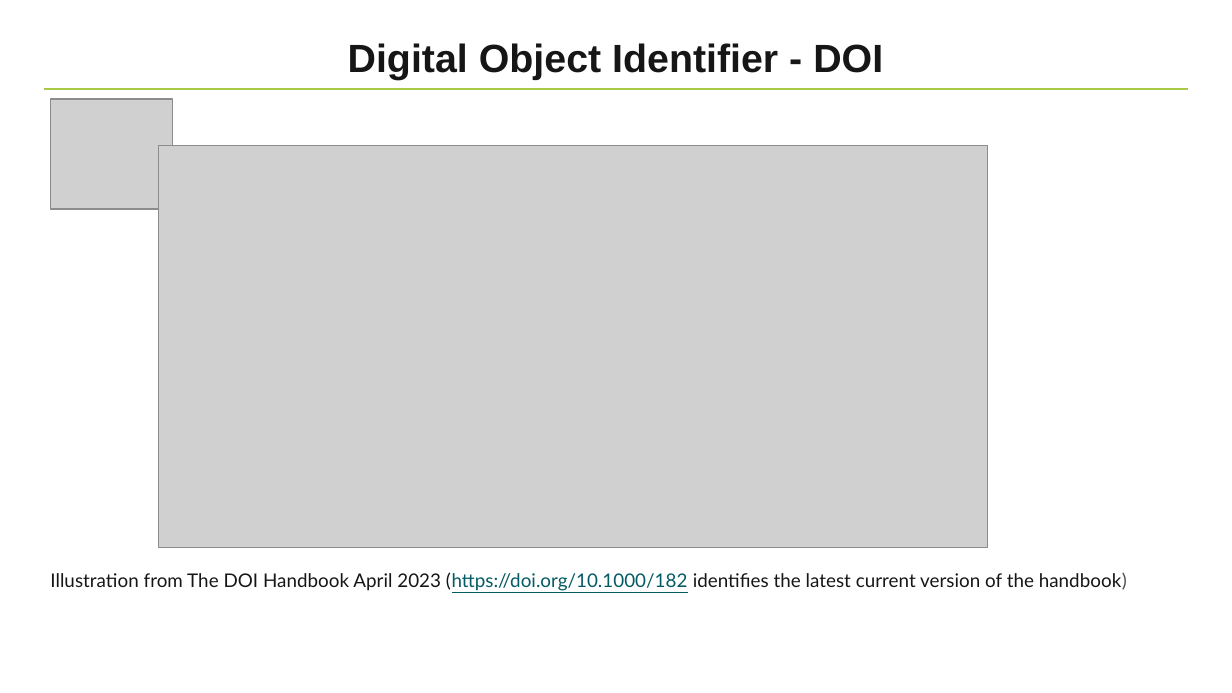
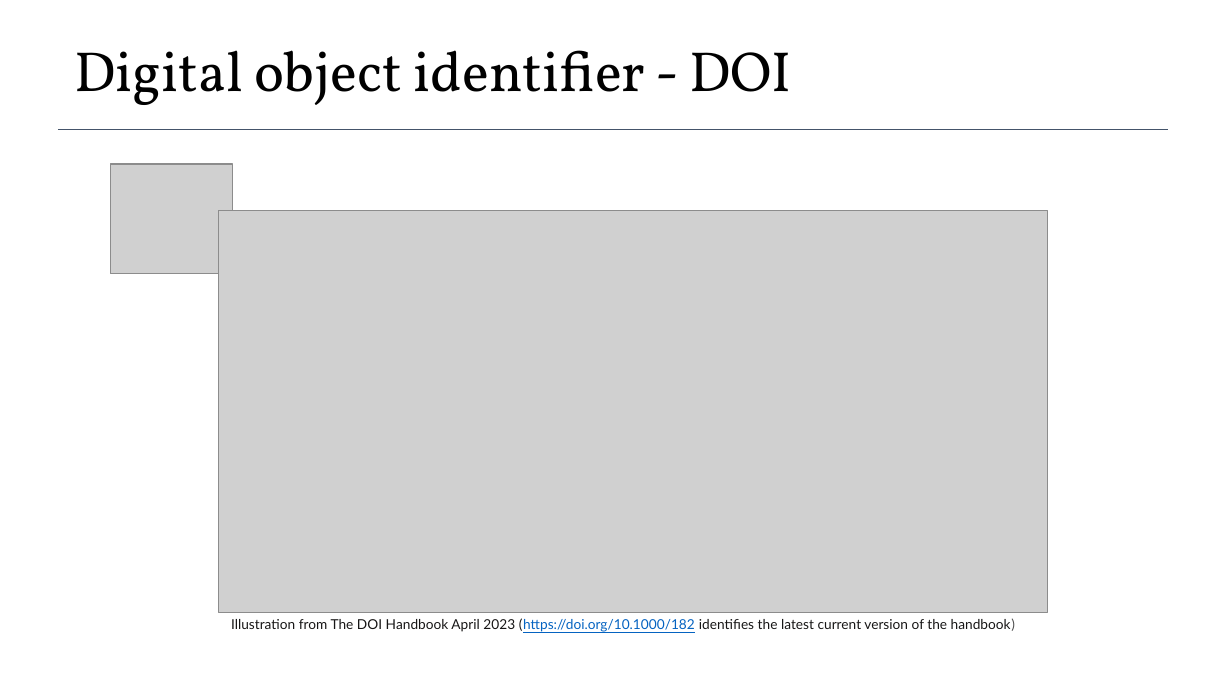
Before and after one commit to elixir-europe-training/ELIXIR-TrP-FAIR-Material-By-Design, a slide deck: slide 7 of docs/supplementary/presentations/ch_08_Unique_identifiers/Session 8 - Unique identifiers for training materials.pptx. Drawn at 1232x693 pixels with LibreOffice and Linux fonts; fonts in the diff are those of the drawing; grey boxes stand for pictures; background and template pictures are left out. Boxes give left, top, right and bottom in pixels: in the first picture for what was removed or moved away, otherwise in the second. Text is boxed around its words. In the diff, an @@ line names an element or a change of style, - is before the commit and + after.

```diff
--- a/docs/supplementary/presentations/ch_08_Unique_identifiers/Session 8 - Unique identifiers for training materials.pptx
+++ b/docs/supplementary/presentations/ch_08_Unique_identifiers/Session 8 - Unique identifiers for training materials.pptx
@@ text at bbox=[74, 50, 791, 105]: text changed; size 23 to 33 pt; font Arial to Vollkorn; text colour #171616 to #000000; bold off @@
-Digital Object Identifier - DOI
+Digital object identifier - DOI
@@ line removed from (43, 89) to (1189, 89) @@
@@ line added from (58, 129) to (1168, 129), #44546A 0.56 pt @@
@@ picture: place and size @@
-picture at bbox=[51, 99, 172, 208]
+picture at bbox=[111, 164, 233, 274]
@@ picture: place and size @@
-picture at bbox=[159, 145, 988, 547]
+picture at bbox=[219, 211, 1048, 612]
@@ text "Illustration from The DOI Handbook ...": place and size @@
-text "Illustration from The DOI Handbook ..." at bbox=[50, 572, 1127, 591]
+text "Illustration from The DOI Handbook ..." at bbox=[231, 618, 1015, 632]
@@ text "Illustration from The DOI Handbook ..." at bbox=[231, 618, 1015, 632]: size 11 to 8 pt; text colour #045B63 to #0563C1 in "(https://doi.org/10.1000/182" @@
```
Also in this commit, not shown: 11 other slides changed, 6 slides added, 4 slides removed, 3 other files.
